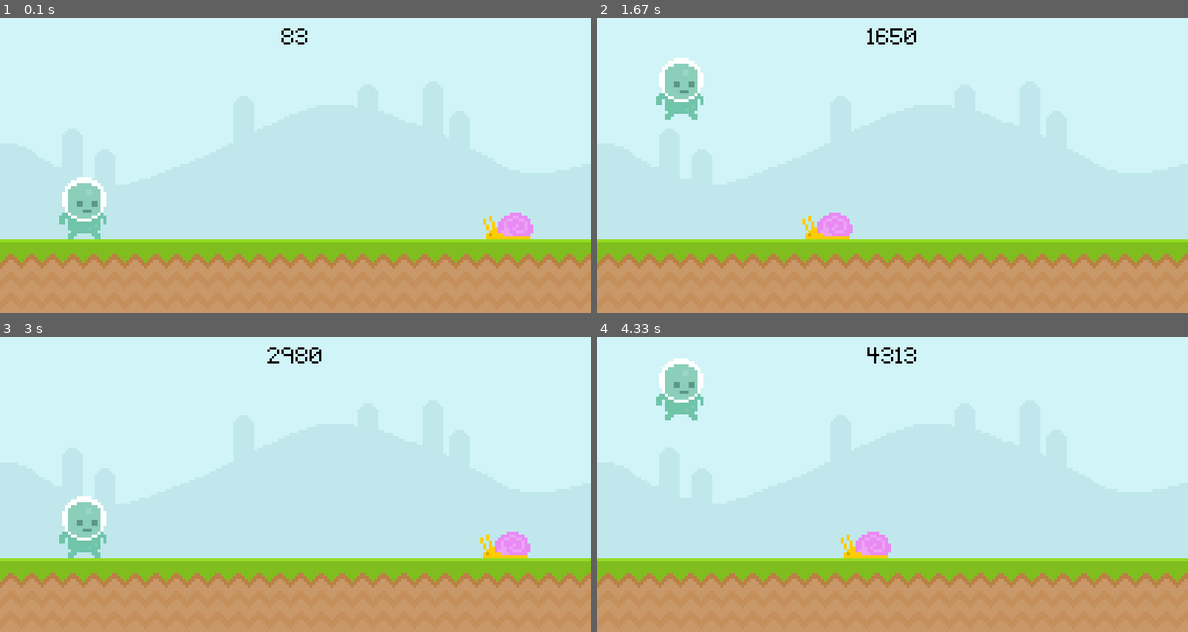
Above: before the commit, frames 1-4 (two rows, left to right).
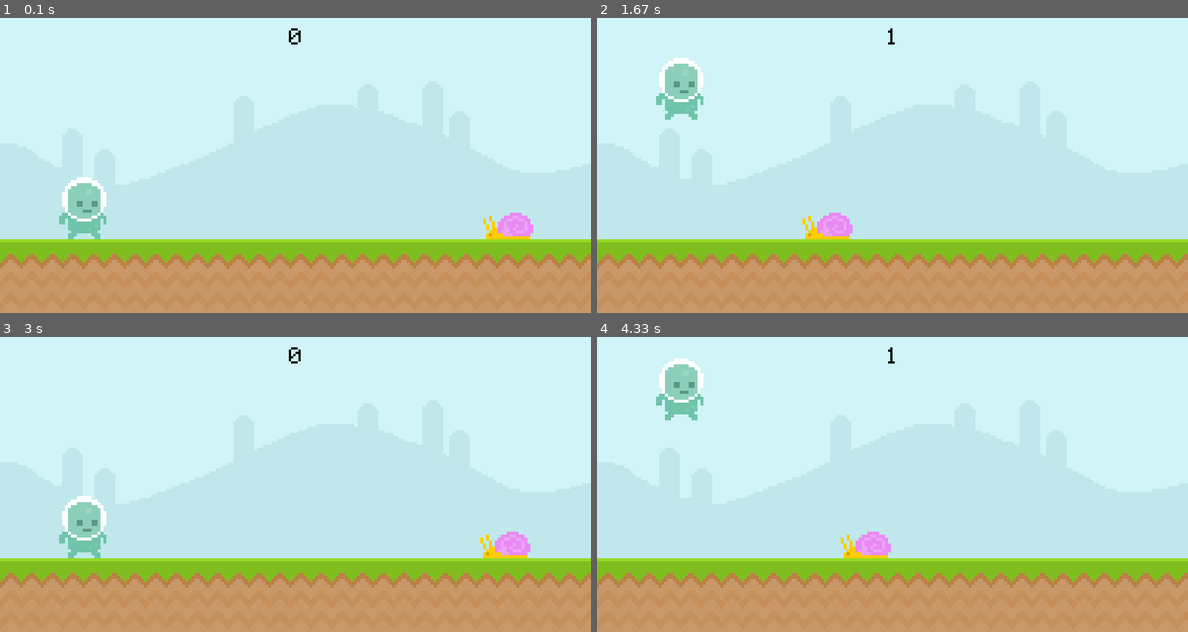
Above: after the commit, the same moments.

Repository: Kntobor/TheUltimateIntroToPygame
Game: pygame game, started from main.py
Same seed, same stepped clock (60 frames per second), same inputs: the game is played once before the commit and once after it.
Inputs (mouse positions are in pixels of both pictures, inside the frame that each line leads up to):
- Up to frame 1 (0.1 s): no input
- Up to frame 2 (1.67 s): click (892, 165) at 0.38 s; click (709, 121) at 1.22 s
- Up to frame 3 (3 s): click (307, 384) at 2.05 s; click (277, 434) at 2.88 s
- Up to frame 4 (4.33 s): click (809, 422) at 3.22 s; click (1075, 478) at 4.05 s

The runs differ from the first frame. In frame 1, 0.1% of the frame differs, in the area x 47-52%, y 3-9%; in frame 2, 0.2%; in frame 3, 0.2%, in the area x 45-55%, y 3-9%; in frame 4, 0.2%.

Commit message:
slight fix on previous commit

Diff:
--- a/main.py
+++ b/main.py
@@ -2,7 +2,7 @@
 from sys import exit
 
 def displayScore():
-    currentTime = int(pygame.time.get_ticks() - timeSpent / 1000)
+    currentTime = int((pygame.time.get_ticks() - timeSpent )/ 1000)
     scoreSurface = font.render(f'{currentTime}', False, 'black')
     scoreRect = scoreSurface.get_rect(center = (400, 30))
     screen.blit(scoreSurface, scoreRect)
